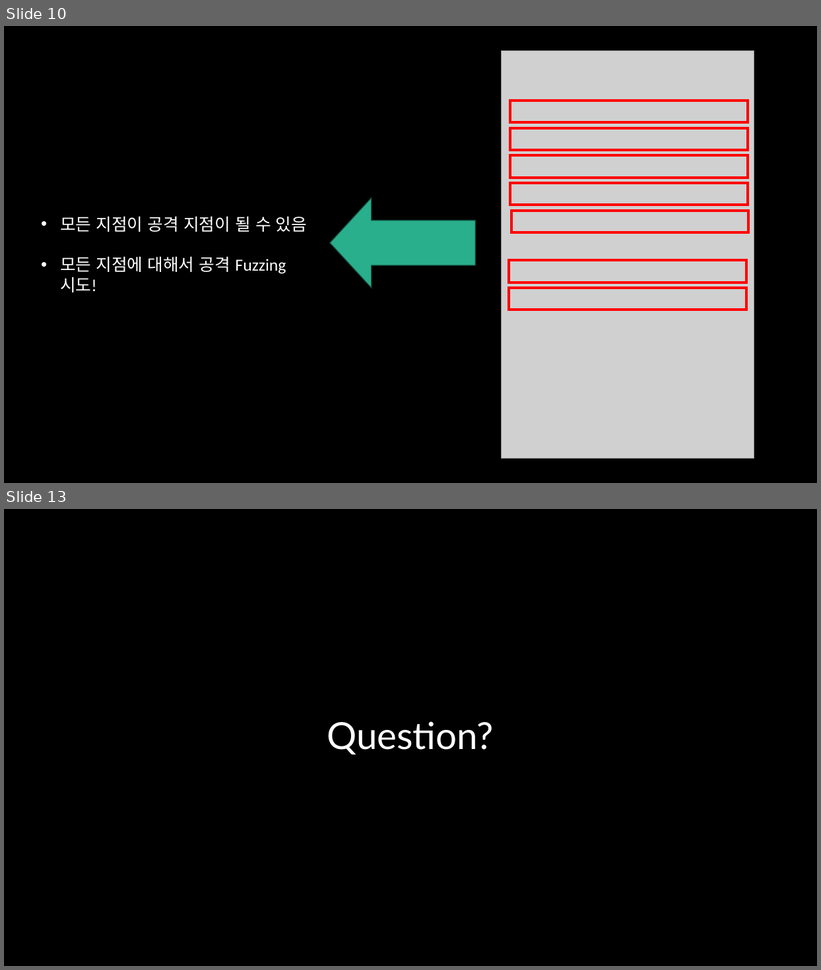
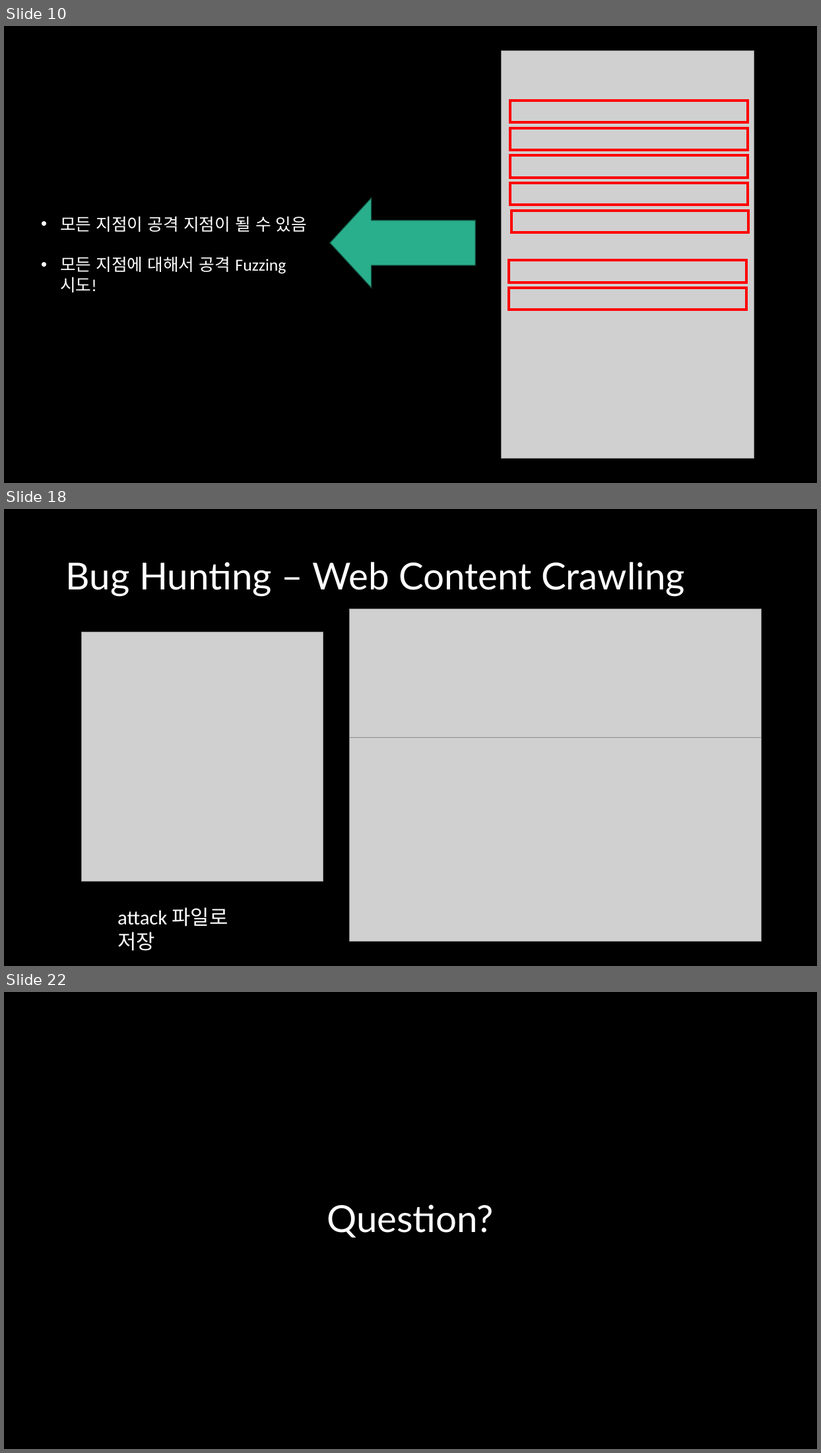
Before and after one commit to mirusu400/fuzzing-bug-hunting, a slide deck: 김성진_Fuzzing과 툴을 활용한 리얼월드 버그 헌팅.pptx. Shown one above the other, each under a label of ours: slides 10 and 13 before the commit, slides 10, 18 and 22 after it; the slides between them are not shown. The pictures are 821x970 and 821x1453 pixels, drawn with LibreOffice and Linux fonts; fonts in the diff are those of the drawing; grey boxes stand for pictures. Boxes give left, top, right and bottom in pixels: in the first picture for what was removed or moved away, otherwise in the second. Text is boxed around its words. In the diff, an @@ line names an element or a change of style, - is before the commit and + after.

```diff
--- a/김성진_Fuzzing과 툴을 활용한 리얼월드 버그 헌팅.pptx
+++ b/김성진_Fuzzing과 툴을 활용한 리얼월드 버그 헌팅.pptx
@@ slide 18 added at <box>4,509,817,966</box>, background #000000 @@
@@ title added at <box>66,562,685,596</box>, 44 pt, text #FFFFFF @@
+Bug Hunting – Web Content Crawling
@@ picture added at <box>349,609,761,813</box> @@
@@ picture added at <box>81,632,323,882</box> @@
@@ picture added at <box>349,738,761,941</box> @@
@@ text added at <box>118,908,228,951</box>, 24 pt, text #FFFFFF @@
+attack 파일로 저장
@@ what was slide 13 is now slide 22 @@
```
Also in this commit, not shown: 5 slides changed, 8 other slides added.
